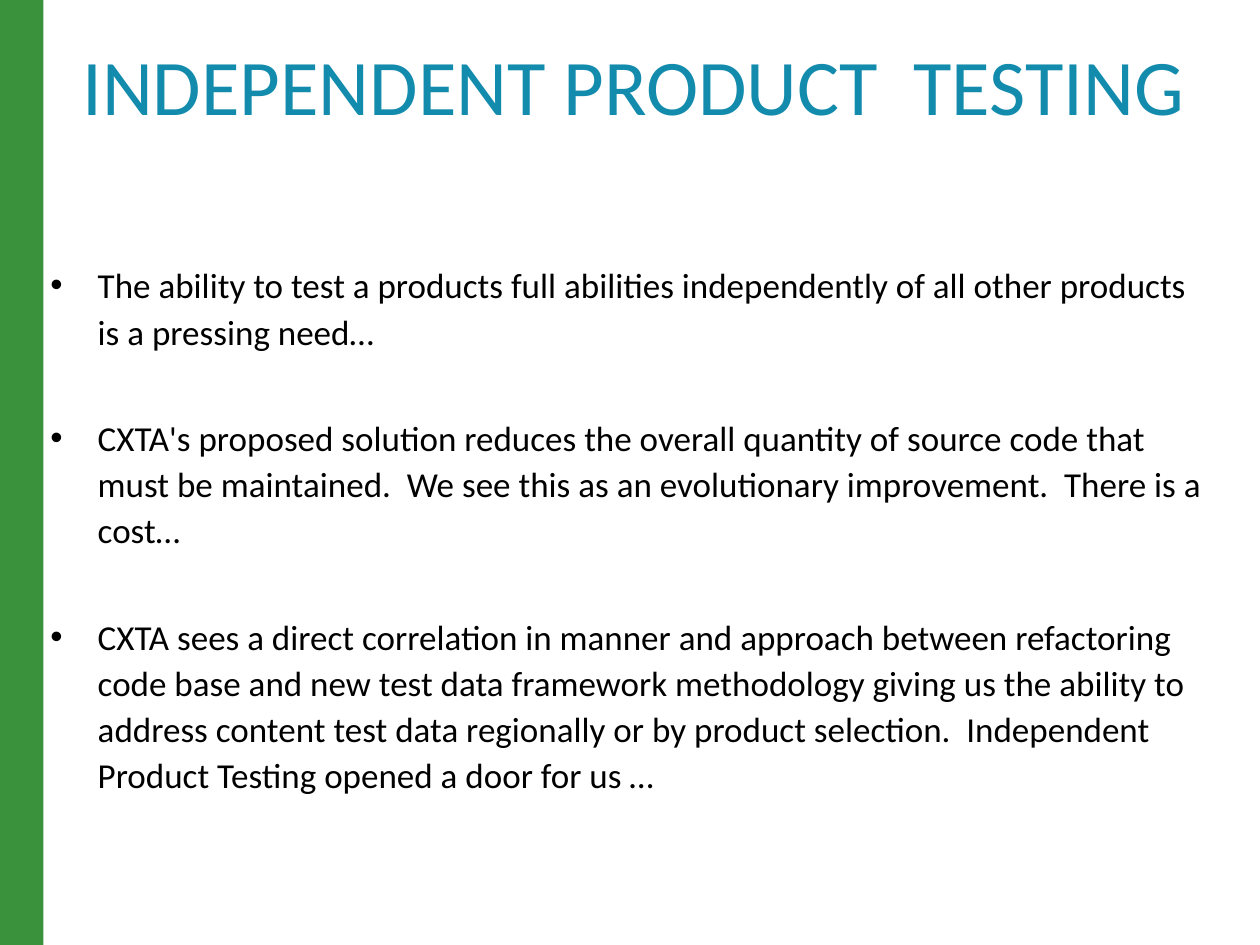
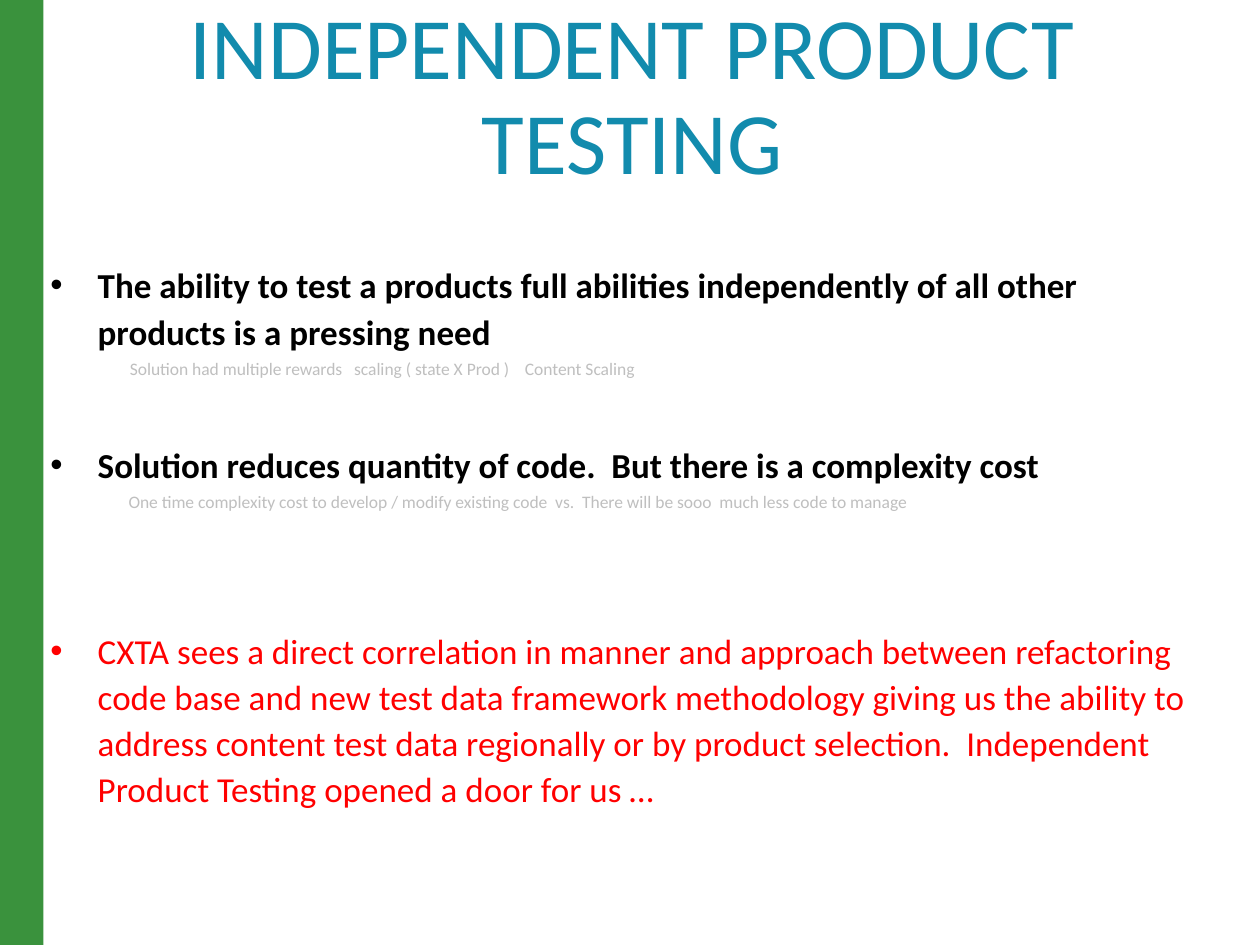
Before and after one commit to raghav9329/mainProf, a slide deck: slide 8 of CurrentWork_Delta/CX_StrategyPowerPoint.pptx (slide 7 before the commit). Drawn at 1260x945 pixels with LibreOffice and Linux fonts; fonts in the diff are those of the drawing. Boxes give left, top, right and bottom in pixels: in the first picture for what was removed or moved away, otherwise in the second. Text is boxed around its words. In the diff, an @@ line names an element or a change of style, - is before the commit and + after.

```diff
--- a/CurrentWork_Delta/CX_StrategyPowerPoint.pptx
+++ b/CurrentWork_Delta/CX_StrategyPowerPoint.pptx
@@ title "INDEPENDENT PRODUCT TESTING": place and size @@
-title "INDEPENDENT PRODUCT TESTING" at box(82, 64, 1184, 116)
+title "INDEPENDENT PRODUCT TESTING" at box(190, 22, 1073, 175)
@@ title "INDEPENDENT PRODUCT TESTING" at box(190, 22, 1073, 175): size 45 to 50 pt; line spacing 1 to 0.9 @@
@@ text at box(98, 273, 1077, 511): text changed; size 20 to 10 pt; text colour #000000 to #BFBFBF @@
-• The ability to test a products full abilities independently of all other products is a pressing need…
-• CXTA's proposed solution reduces the overall quantity of source code that must be maintained. We see this as an evolutionary improvement. There is a cost…
+• The ability to test a products full abilities independently of all other products is a pressing need
+  Solution had multiple rewards scaling ( state X Prod ) Content Scaling
+• Solution reduces quantity of code. But there is a complexity cost
+    One time complexity cost to develop / modify existing code vs. There will be sooo much less code to manage
@@ text at box(98, 639, 1184, 808): text colour #000000 to #FF0000 in "CXTA sees a direct correlation in manner ..." @@
```
Also in this commit, not shown: 8 other slides changed, 1 other file.
